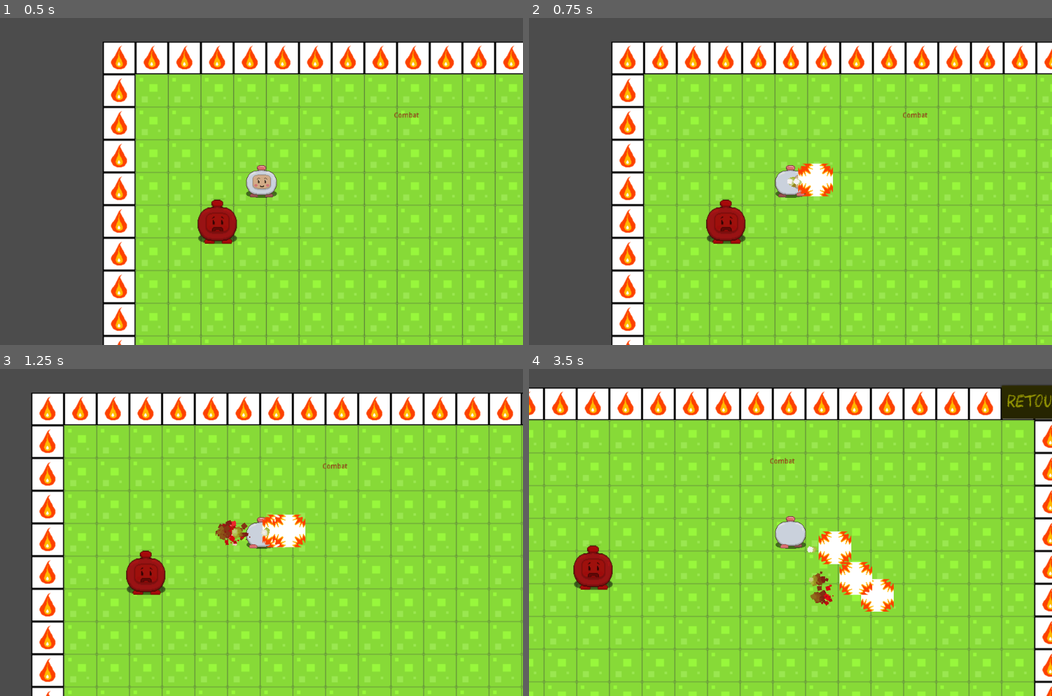
Above: before the commit, frames 1-4 (two rows, left to right).
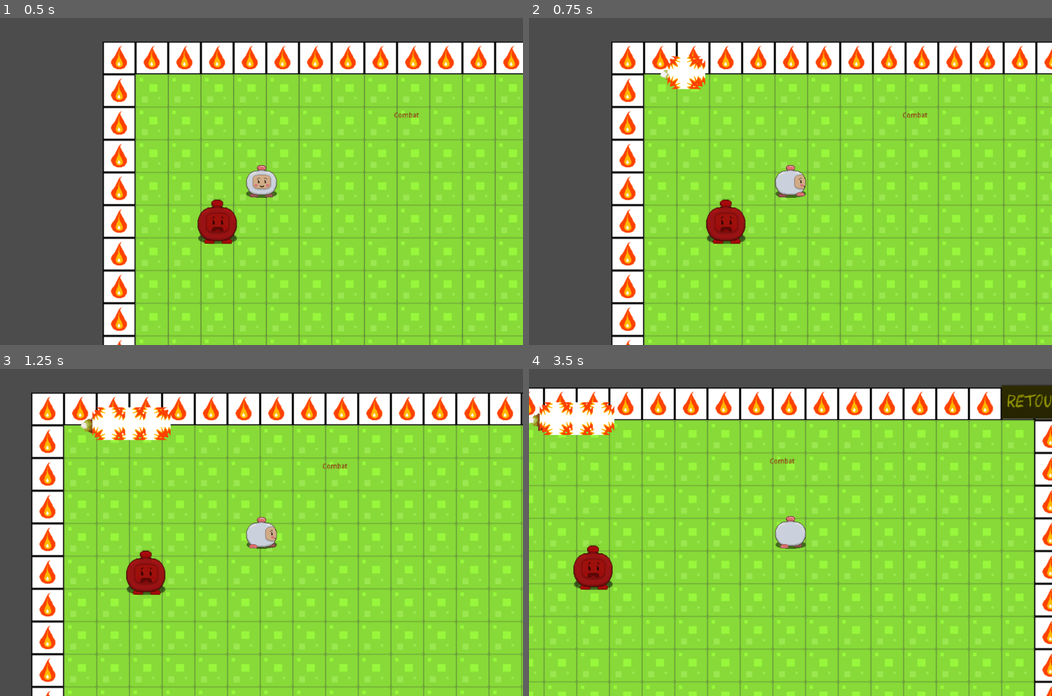
Above: after the commit, the same moments.

Repository: Jairard/JeuMaths
Game: Godot game, scene res://map/map 1.tscn
Two runs of this game, one before a commit and one after it. Both use one fixed random seed, a clock stepped at 60 frames per second and the inputs below. This scene is started directly instead of the project's main scene. The engine's default icon, where the game draws it, is replaced by a stand-in: a white triangle on a blue panel in a dark square.
Inputs:
- Up to frame 1 (0.5 s): no input
- Up to frame 2 (0.75 s): tap Enter (ui_accept) at 0.5, 0.6 s; hold Right (ui_right) from 0.53 s (still down)
- Up to frame 3 (1.25 s): keep holding Right (ui_right); tap Enter (ui_accept) at 0.77, 1.07 s
- Up to frame 4 (3.5 s): release Right (ui_right) at 1.28 s; hold Down (ui_down) 1.28-2.03 s; tap Enter (ui_accept) at 1.35, 1.52, 1.82, 2.1, 2.85, 3.02, 3.32 s; hold Right (ui_right) 2.03-2.78 s; hold Up (ui_up) from 2.78 s (still down)

Frame 1 is identical in both runs. In frame 2, 1.2% of the frame differs, in the area x 25-59%, y 11-55%; in frame 3, 2.3%; in frame 4, 3.1%, in the area x 0-70%, y 10-75%.

Commit message:
MER DEUH
le but c'est de charger l'animation du sort que dans la map de combat, mais j'arrive pas mettre le sort au niveau du hero. J'ai crée un signal pour récupérer les coordonnées du hero mais pas de résultats

Diff:
--- a/animation sort.gd
+++ b/animation sort.gd
@@ -1,6 +1,6 @@
 extends RigidBody2D
 
-
+onready var valeur = Vector2()
 
 func _ready():
 
@@ -18,6 +18,9 @@
 	$particul.emitting = true
 
 
+func position_hero(valeur):
+	get_parent().sort(valeur)
 
 func _on_Timer_timeout():
+	position_hero(valeur)
 	queue_free()
--- a/hero.gd
+++ b/hero.gd
@@ -7,20 +7,23 @@
 
 var inventaire = [null,null]
 
-onready var sort = preload("res://animation sort.tscn")
+#onready var sort = preload("res://animation sort.tscn")
 
 
 export(int) var vitesse = 200
 var velocite = Vector2(0,0)
 
+
 signal comb(valeur)
 signal damage(valeur)
+signal hero_position(valeur)
 
 
 func _ready():
 # warning-ignore:return_value_discarded
 	self.connect("comb", get_parent(), 'combat')
 	self.connect("damage", get_parent().get_node("Ennemy"), 'death')
+	self.connect("hero_position", get_parent().get_node("animation sort"), "position_hero")
 	pass
 
 
@@ -59,15 +62,17 @@
 	else :
 		$"animation hero".play("saut")
 
-	if Input.is_action_just_pressed("ui_accept"	):
-		var s = sort.instance()
-		s.sort(self.position)
-		get_parent().add_child(s)
-		if $RayCast_droite.is_colliding() == true :
-			emit_signal("damage",0)
 
 
 	velocite = move_and_slide(velocite).normalized()
+
+	var z = Vector2()
+	z.x = position.x
+	z.y = position.y
+#	print(z)
+	emit_signal('hero_position',z)
+
+
 
 func recup_loot(valeur):
 	print("item recupere : " + str(valeur))
--- a/map/map 0.gd
+++ b/map/map 0.gd
@@ -8,7 +8,6 @@
 
 func _ready():
 	charger_intro()
-
 
 
 
@@ -28,7 +27,5 @@
 
 
 
-
 func _on_Button_pressed():
 	get_tree().change_scene("res://map/start.tscn")
-	pass # Replace with function body.
--- a/map/map 1.gd
+++ b/map/map 1.gd
@@ -2,14 +2,18 @@
 
 onready var hero = preload("res://hero.tscn")
 onready var ennemy = preload("res://Ennemy.tscn")
-
+onready var sort = preload("res://animation sort.tscn")
 
 func _ready():
 	spawn()
 	pass
 
 
-#func _process(delta):
+func _process(delta):
+	if Input.is_action_just_pressed("ui_accept"	):
+		var s = sort.instance()
+		s.sort(self.position)
+		add_child(s)
 #	pass
 
 
@@ -21,8 +25,13 @@
 
 func re_size():
 	print("resize")
-	#ennemy.tscn.resize(100,100,1)
+
 
 func _on_Button_pressed():
 	get_tree().change_scene("res://map/map 0.tscn")
 	pass # Replace with function body.
+
+
+func sort(positio : Vector2):
+	print(positio)
+	pass
--- a/map/map 1.tscn
+++ b/map/map 1.tscn
@@ -1,8 +1,9 @@
-[gd_scene load_steps=11 format=2]
+[gd_scene load_steps=13 format=2]
 
 [ext_resource path="res://map/map 1.gd" type="Script" id=1]
 [ext_resource path="res://image sol/spritesheet.png" type="Texture" id=2]
 [ext_resource path="res://font/Colored Crayons.ttf" type="DynamicFontData" id=3]
+[ext_resource path="res://image sol/spritesheet2.png" type="Texture" id=4]
 
 [sub_resource type="ConvexPolygonShape2D" id=1]
 points = PoolVector2Array( 0, 0, 64, 0, 64, 64, 0, 64 )
@@ -105,6 +106,38 @@
 size = 35
 font_data = ExtResource( 3 )
 
+[sub_resource type="TileSet" id=8]
+0/name = "spritesheet2.png 0"
+0/texture = ExtResource( 4 )
+0/tex_offset = Vector2( 0, 0 )
+0/modulate = Color( 1, 1, 1, 1 )
+0/region = Rect2( 0, 256, 64, 64 )
+0/tile_mode = 0
+0/occluder_offset = Vector2( 0, 0 )
+0/navigation_offset = Vector2( 0, 0 )
+0/shapes = [  ]
+0/z_index = 0
+1/name = "spritesheet2.png 1"
+1/texture = ExtResource( 4 )
+1/tex_offset = Vector2( 0, 0 )
+1/modulate = Color( 1, 1, 1, 1 )
+1/region = Rect2( 128, 256, 64, 64 )
+1/tile_mode = 0
+1/occluder_offset = Vector2( 0, 0 )
+1/navigation_offset = Vector2( 0, 0 )
+1/shapes = [  ]
+1/z_index = 0
+2/name = "spritesheet2.png 2"
+2/texture = ExtResource( 4 )
+2/tex_offset = Vector2( 0, 0 )
+2/modulate = Color( 1, 1, 1, 1 )
+2/region = Rect2( 256, 256, 64, 64 )
+2/tile_mode = 0
+2/occluder_offset = Vector2( 0, 0 )
+2/navigation_offset = Vector2( 0, 0 )
+2/shapes = [  ]
+2/z_index = 0
+
 [node name="map 1" type="Node2D"]
 light_mask = 0
 script = ExtResource( 1 )
@@ -146,4 +179,8 @@
 
 [node name="CollisionPolygon2D" type="CollisionPolygon2D" parent="sol/StaticBody2D"]
 polygon = PoolVector2Array( -126.057, -124.631, 1151.84, -126.579, 1149.9, 697.434, -129.953, 699.382, -129.953, 631.201, 1091.46, 633.149, 1085.61, -73.9826, -131.901, -68.1385 )
+
+[node name="TileMap" type="TileMap" parent="."]
+tile_set = SubResource( 8 )
+format = 1
 [connection signal="pressed" from="sol/Button" to="." method="_on_Button_pressed"]
